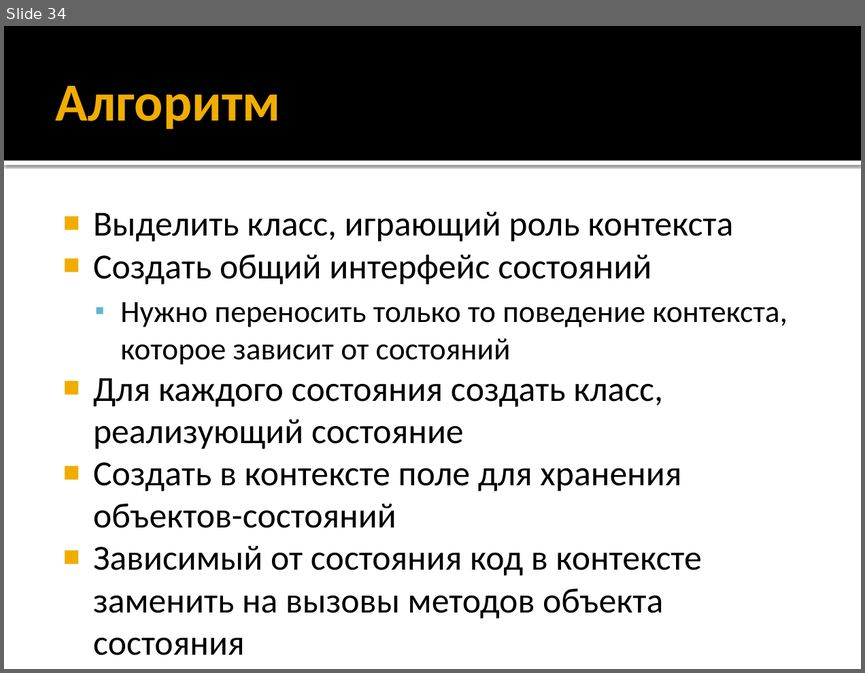
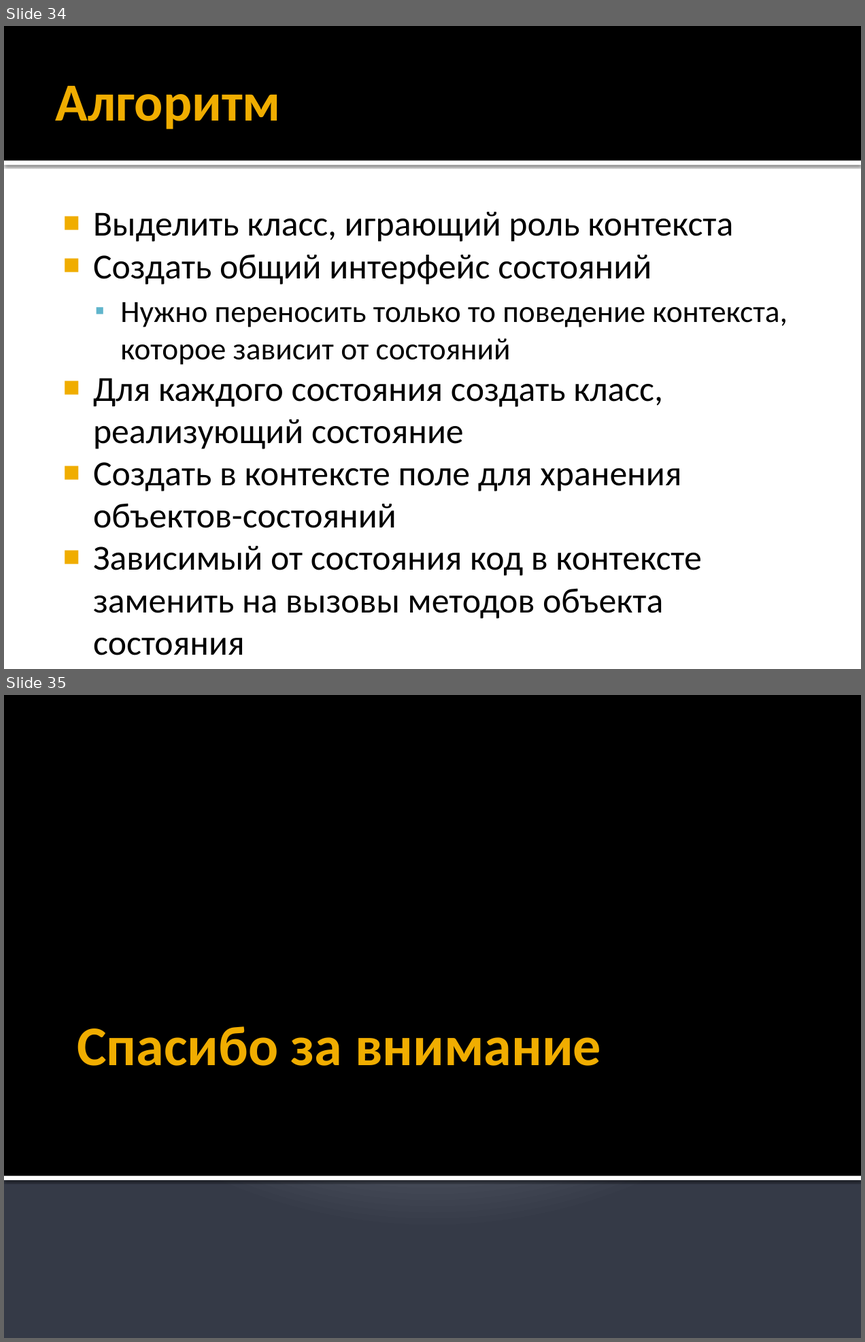
Before and after one commit to alexey-malov/ood, a slide deck: lectures/11.state/state.pptx. Shown one above the other, each under a label of ours: slide 34 before the commit, slides 34 and 35 after it. The pictures are 865x673 and 865x1342 pixels, drawn with LibreOffice and Linux fonts; fonts in the diff are those of the drawing. Boxes give left, top, right and bottom in pixels: in the first picture for what was removed or moved away, otherwise in the second. Text is boxed around its words. In the diff, an @@ line names an element or a change of style, - is before the commit and + after.

```diff
--- a/lectures/11.state/state.pptx
+++ b/lectures/11.state/state.pptx
@@ slide 35 added at (4,695,861,1338), background gradient #C1C5D3 to #BFC4D2 to #353B47 @@
@@ rectangle added at (4,695,861,1176), fill #000000 @@
@@ title added at (77,1026,601,1066), 47 pt, text #F0AD00, bold @@
+Спасибо за внимание
@@ rectangle added at (4,1176,861,1180), fill #FFFFFF @@
```
Also in this commit, not shown: 4 other files.
